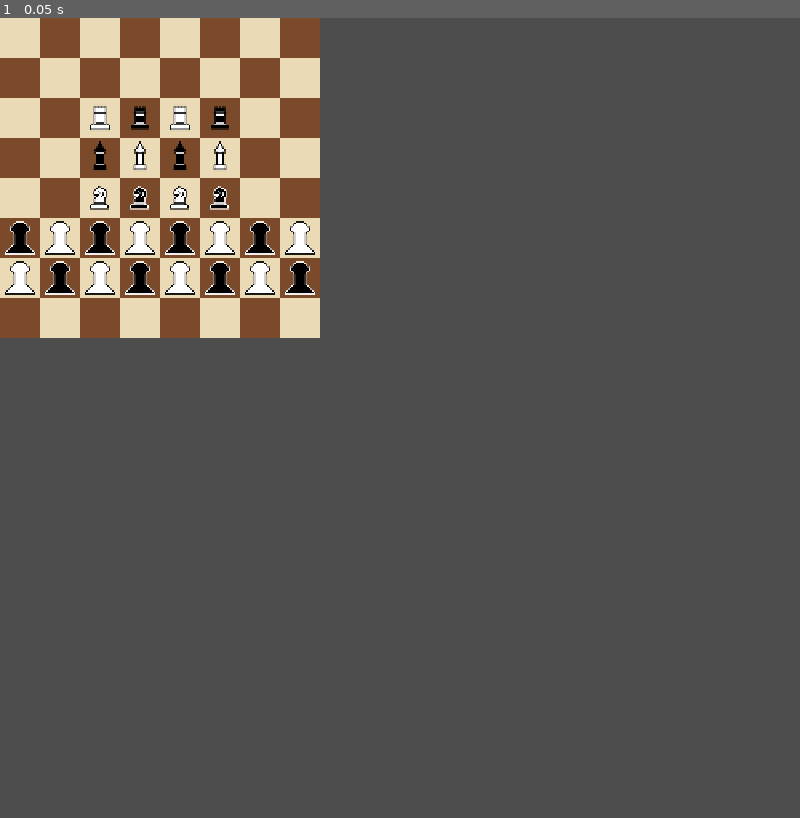
Above: before the commit, frame 1.
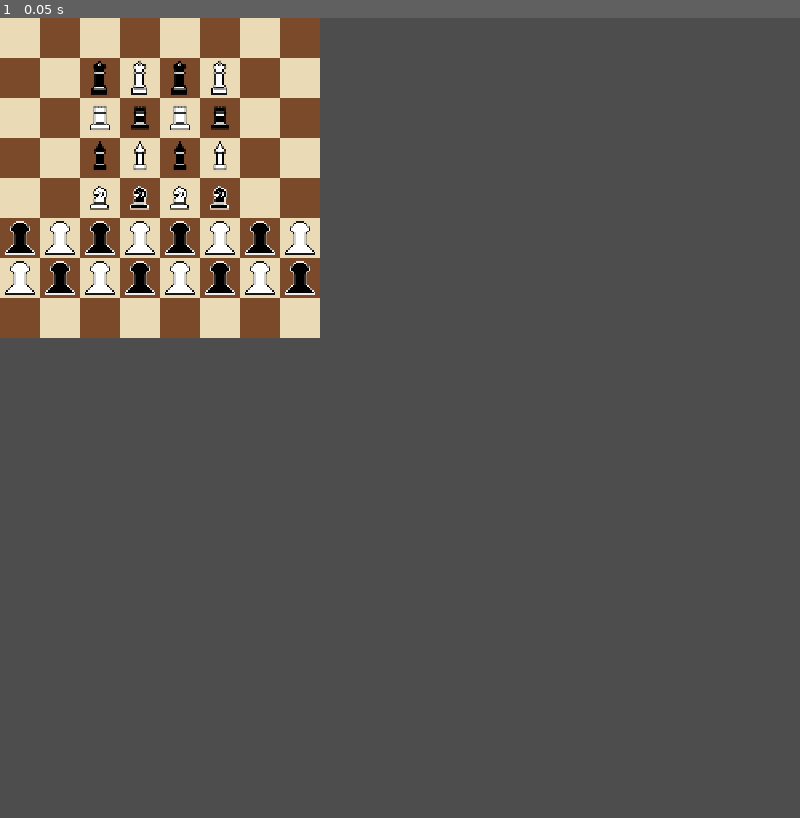
Above: after the commit, the same moment.

Repository: codebyabarrios/Pyramid-Chess
Game: Godot game, scene res://scenes/main.tscn
The game is run twice, just before and just after one commit, with the same random seed, the same clock (stepped at 60 frames per second) and the same inputs.
Inputs:
- Up to frame 1 (0.05 s): no input

The runs differ from the first frame. In frame 1, 0.2% of the frame differs, in the area x 11-29%, y 5-10%.

Commit message:
Agregando los sprites y la disposicion de las damas en el tablero de manera alternada

Diff:
--- a/scenes/board.gd
+++ b/scenes/board.gd
@@ -17,6 +17,9 @@
 @onready var tower_scene=preload("res://tower/tower.tscn")
 @onready var white_tower_tex="res://tower/white_tower.png"
 @onready var black_tower_tex="res://tower/black_tower.png"
+@onready var queen_scene=preload("res://scenes/queen/queen.tscn")
+@onready var white_queen_tex="res://scenes/queen/white_queen.png"
+@onready var black_queen_tex="res://scenes/queen/black_queen.png"
 
 
 
@@ -35,7 +38,18 @@
 
 						var current_piece = null
 
-						if y == 2:
+						if y == 1:
+							if x>= 2 and x<= 5:
+								current_piece = queen_scene.instantiate()
+								current_piece.grid_position = Vector2i(x, y)
+								if(x + y) % 2 == 0:
+									current_piece.set_side(true, white_queen_tex)
+								else:
+									current_piece.set_side(false, black_queen_tex)
+							else:
+								current_piece = null
+
+						elif y == 2:
 							if x>= 2 and x<= 5:
 								current_piece = bishop_scene.instantiate()
 								current_piece.grid_position = Vector2i(x, y)
@@ -43,6 +57,9 @@
 									current_piece.set_side(true, white_tower_tex)
 								else:
 									current_piece.set_side(false, black_tower_tex)
+							else:
+								current_piece = null
+
 						elif y == 3:
 							if x >= 2 and x <= 5:
 								current_piece = bishop_scene.instantiate()
@@ -53,6 +70,7 @@
 										current_piece.set_side(false, black_bishop_tex)
 							else:
 								current_piece = null
+
 						elif y == 4:
 							if x >= 2 and x <= 5:
 								current_piece = horse_scene.instantiate()
--- /dev/null
+++ b/scenes/queen/queen.gd
@@ -0,0 +1,8 @@
+extends Node2D
+
+var grid_position = Vector2i.ZERO
+var is_white = true
+
+func set_side(white: bool, texture_path: String):
+	is_white=white
+	$Sprite2D.texture = load(texture_path)
--- /dev/null
+++ b/scenes/queen/queen.tscn
@@ -0,0 +1,10 @@
+[gd_scene format=3 uid="uid://b42ddwa4yn8dm"]
+
+[ext_resource type="Script" uid="uid://bakbia34mjche" path="res://scenes/queen/queen.gd" id="1_28cf0"]
+[ext_resource type="Texture2D" uid="uid://dmff63cllh765" path="res://scenes/queen/white_queen.png" id="2_1o2r3"]
+
+[node name="Queen" type="Node2D" unique_id=1626808816]
+script = ExtResource("1_28cf0")
+
+[node name="Sprite2D" type="Sprite2D" parent="." unique_id=1744925915]
+texture = ExtResource("2_1o2r3")
Binary file added: Game assets/black_queen.png
Not shown, added: Game assets/black_queen.png.import
Binary file added: Game assets/white_queen.png
Not shown, added: Game assets/white_queen.png.import
Binary file added: scenes/queen/black_queen.png
Not shown, added: scenes/queen/black_queen.png.import
Not shown, added: scenes/queen/queen.gd.uid
Binary file added: scenes/queen/white_queen.png
Not shown, added: scenes/queen/white_queen.png.import
